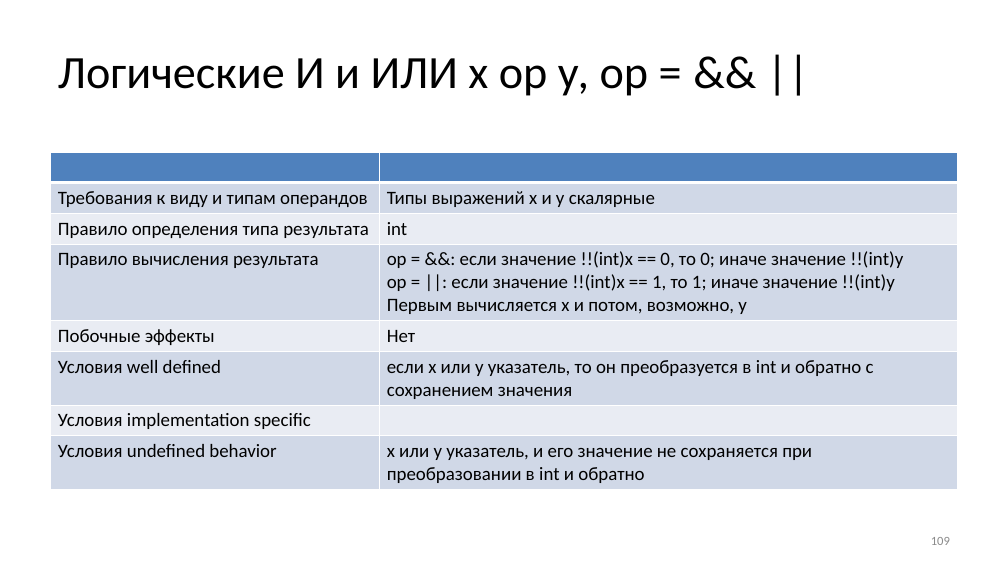
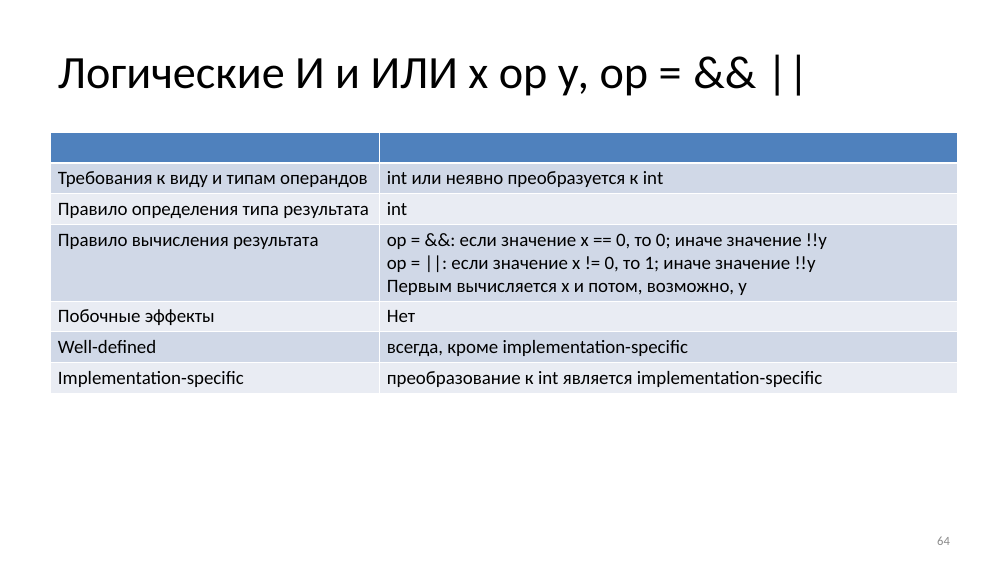
Before and after one commit to Evgueni-Petrov-aka-espetrov/Algorithms-and-Programming-in-C-pptx, a slide deck: slide 64 of 04 Выражения.pptx (slide 109 before the commit). Drawn at 1008x567 pixels with LibreOffice and Linux fonts; fonts in the diff are those of the drawing. Boxes give left, top, right and bottom in pixels: in the first picture for what was removed or moved away, otherwise in the second. Text is boxed around its words. In the diff, an @@ line names an element or a change of style, - is before the commit and + after.

Commit message:
переструктурировал, добавил unspecified behavior

```diff
--- a/04 Выражения.pptx
+++ b/04 Выражения.pptx
@@ table at (x1=51, y1=132, x2=958, y2=392) @@
-row 2, column 2: Типы выражений х и у скалярные
+row 2, column 2: int или неявно преобразуется к int
-row 4, column 2: ор = &&: если значение !!(int)х == 0, то 0; иначе значение !!(int)у / ор = ||: если значение !!(int)х == 1, то 1; иначе значение !!(int)y / Первым вычисляется х и потом, возможно, у
+row 4, column 2: ор = &&: если значение х == 0, то 0; иначе значение !!у / ор = ||: если значение х != 0, то 1; иначе значение !!y / Первым вычисляется х и потом, возможно, у
-row 6: Условия well defined | если х или у указатель, то он преобразуется в int и обратно с сохранением значения
-row 7: Условия implementation specific | 
-row 8: Условия undefined behavior | х или у указатель, и его значение не сохраняется при преобразовании в int и обратно
+row 6: Well-defined | всегда, кроме implementation-specific
+row 7: Implementation-specific | преобразование к int является implementation-specific
@@ table resized from (x1=51, y1=152, x2=958, y2=487) to (x1=51, y1=132, x2=958, y2=392) @@
@@ page number at (x1=937, y1=536, x2=950, y2=545): text changed @@
-109
+64
```
Also in this commit, not shown: 27 other slides changed, 3 slides added.
